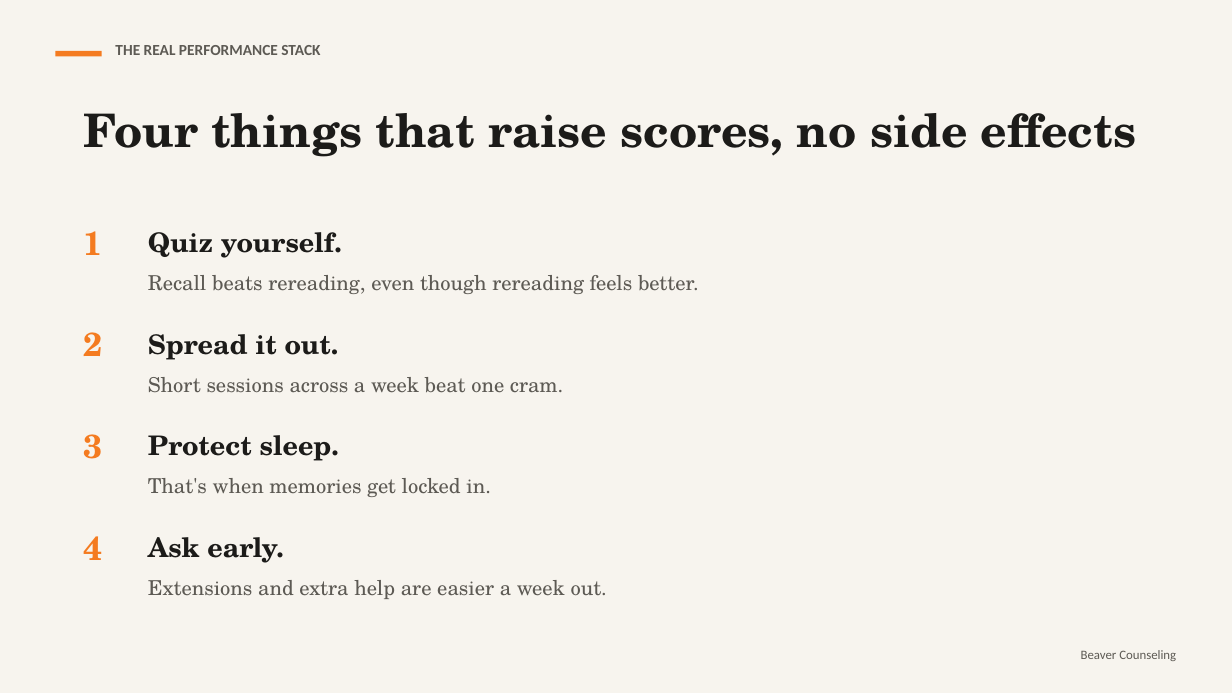
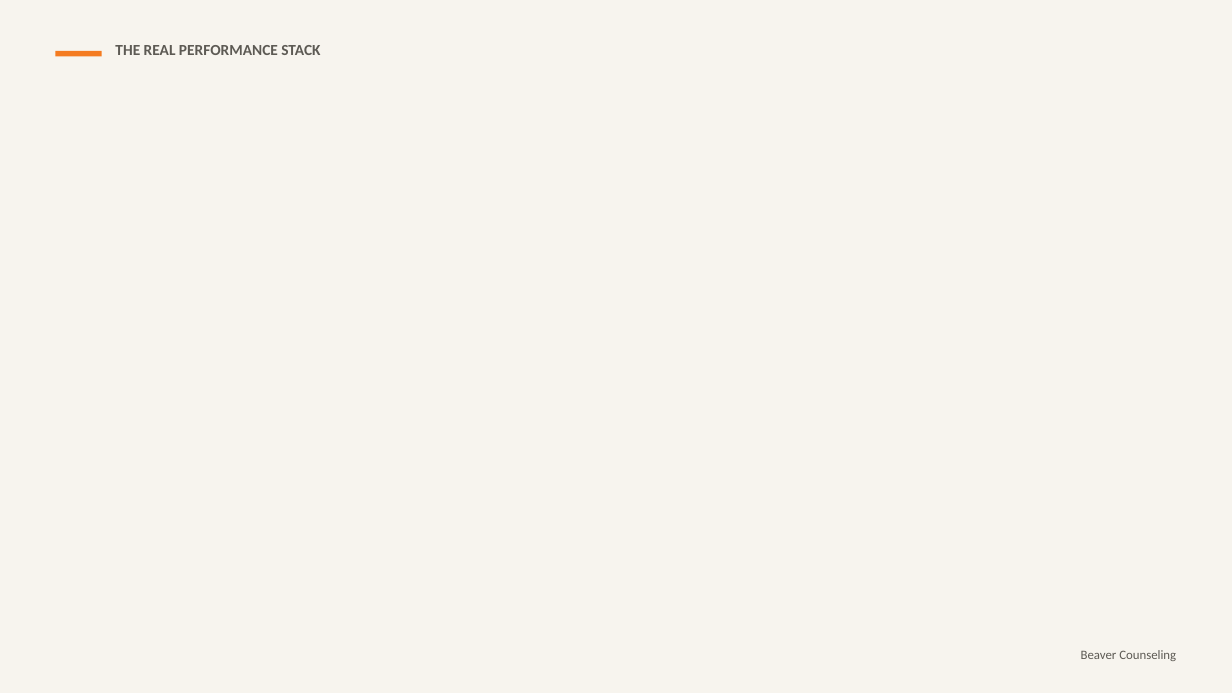
Before and after one commit to rmwtoolkit/bcds-toolkit, a slide deck: slide 28 of decks/study-drugs-and-your-brain-lesson-v2.pptx (slide 10 before the commit). Drawn at 1232x693 pixels with LibreOffice and Linux fonts; fonts in the diff are those of the drawing; background and template pictures are left out. Boxes give left, top, right and bottom in pixels: in the first picture for what was removed or moved away, otherwise in the second. Text is boxed around its words. In the diff, an @@ line names an element or a change of style, - is before the commit and + after.

```diff
--- a/decks/study-drugs-and-your-brain-lesson-v2.pptx
+++ b/decks/study-drugs-and-your-brain-lesson-v2.pptx
@@ text removed at (83, 113, 1136, 157) @@
-Four things that raise scores, no side effects
@@ text removed at (83, 231, 102, 255) @@
-1
@@ text removed at (148, 232, 699, 294) @@
-Quiz yourself.
-Recall beats rereading, even though rereading feels better.
@@ text removed at (83, 332, 102, 356) @@
-2
@@ text removed at (148, 334, 563, 393) @@
-Spread it out.
-Short sessions across a week beat one cram.
@@ text removed at (83, 434, 102, 459) @@
-3
@@ text removed at (148, 435, 491, 497) @@
-Protect sleep.
-That's when memories get locked in.
@@ text removed at (83, 536, 102, 560) @@
-4
@@ text removed at (148, 537, 607, 599) @@
-Ask early.
-Extensions and extra help are easier a week out.
```
Also in this commit, not shown: 9 other slides changed, 23 slides added, 2 slides removed, 17 other files.
